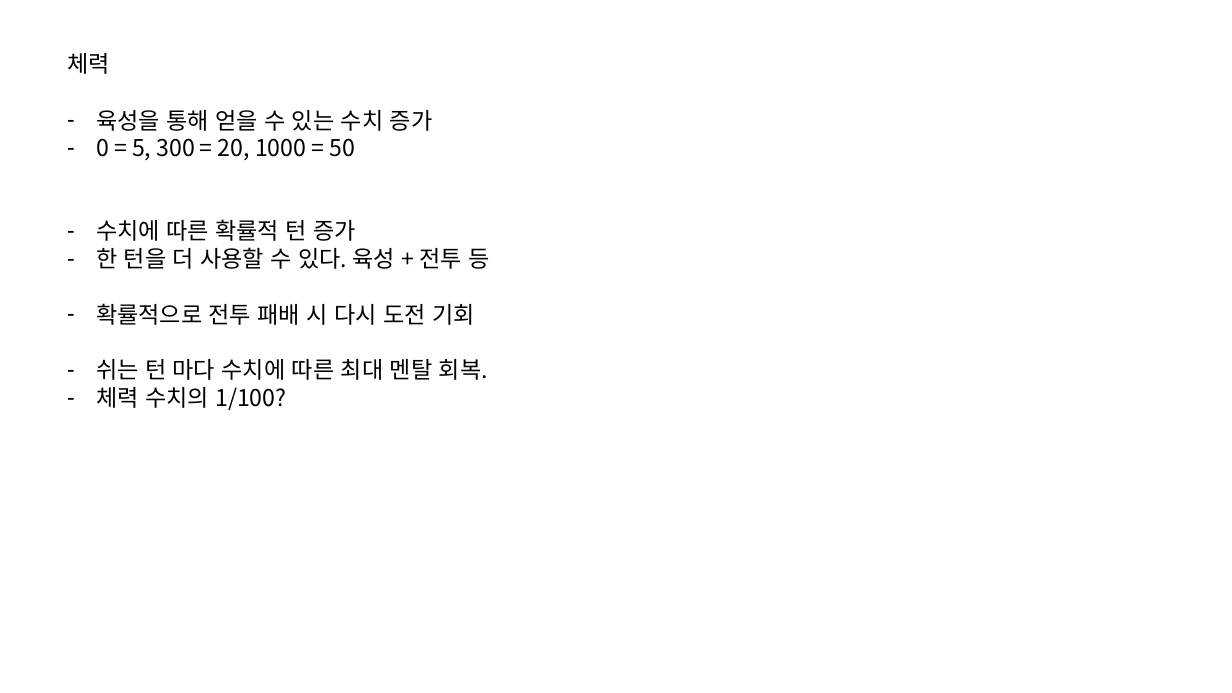
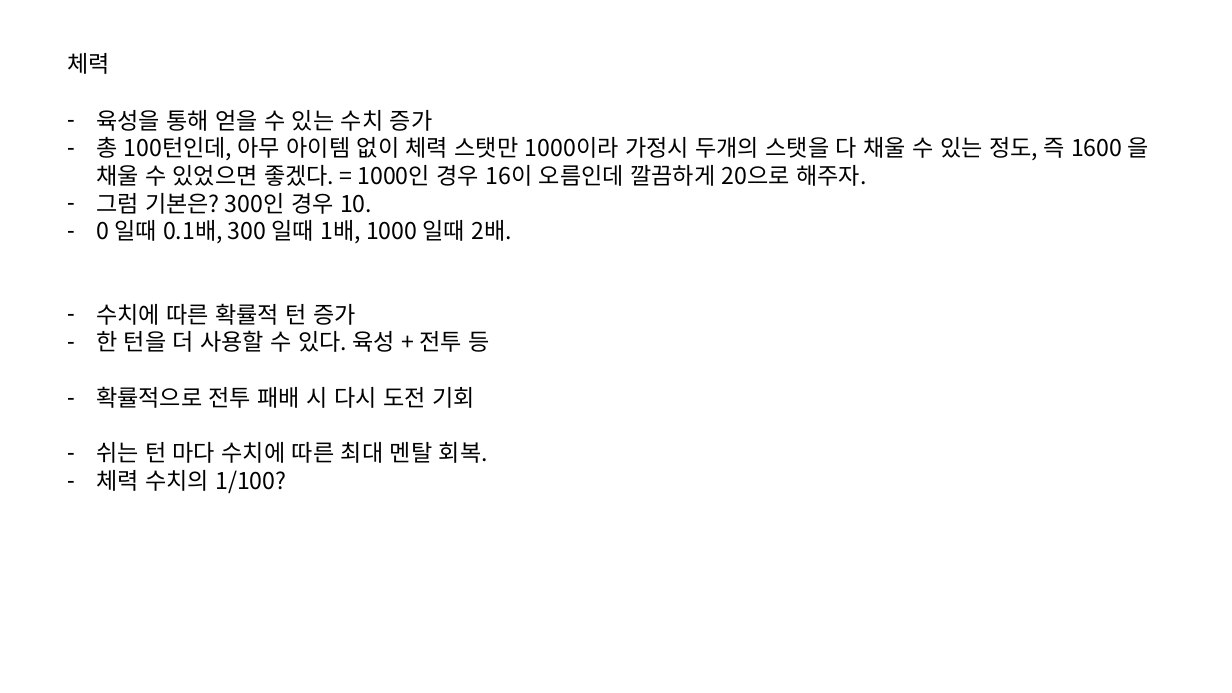
Before and after one commit to IdfKLeh/capstone, a slide deck: slide 4 of 육성.pptx. Drawn at 1232x693 pixels with LibreOffice and Linux fonts; fonts in the diff are those of the drawing. Boxes give left, top, right and bottom in pixels: in the first picture for what was removed or moved away, otherwise in the second. Text is boxed around its words. In the diff, an @@ line names an element or a change of style, - is before the commit and + after.

```diff
--- a/육성.pptx
+++ b/육성.pptx
@@ text at (x1=96, y1=137, x2=1149, y2=243): text changed @@
-– 0 = 5, 300 = 20, 1000 = 50
+– 총 100턴인데, 아무 아이템 없이 체력 스탯만 1000이라 가정시 두개의 스탯을 다 채울 수 있는 정도, 즉 1600 을 채울 수 있었으면 좋겠다. = 1000인 경우 16이 오름인데 깔끔하게 20으로 해주자.
+– 그럼 기본은? 300인 경우 10.
+– 0 일때 0.1배, 300 일때 1배, 1000 일때 2배.
```
Also in this commit, not shown: 2 other files.
